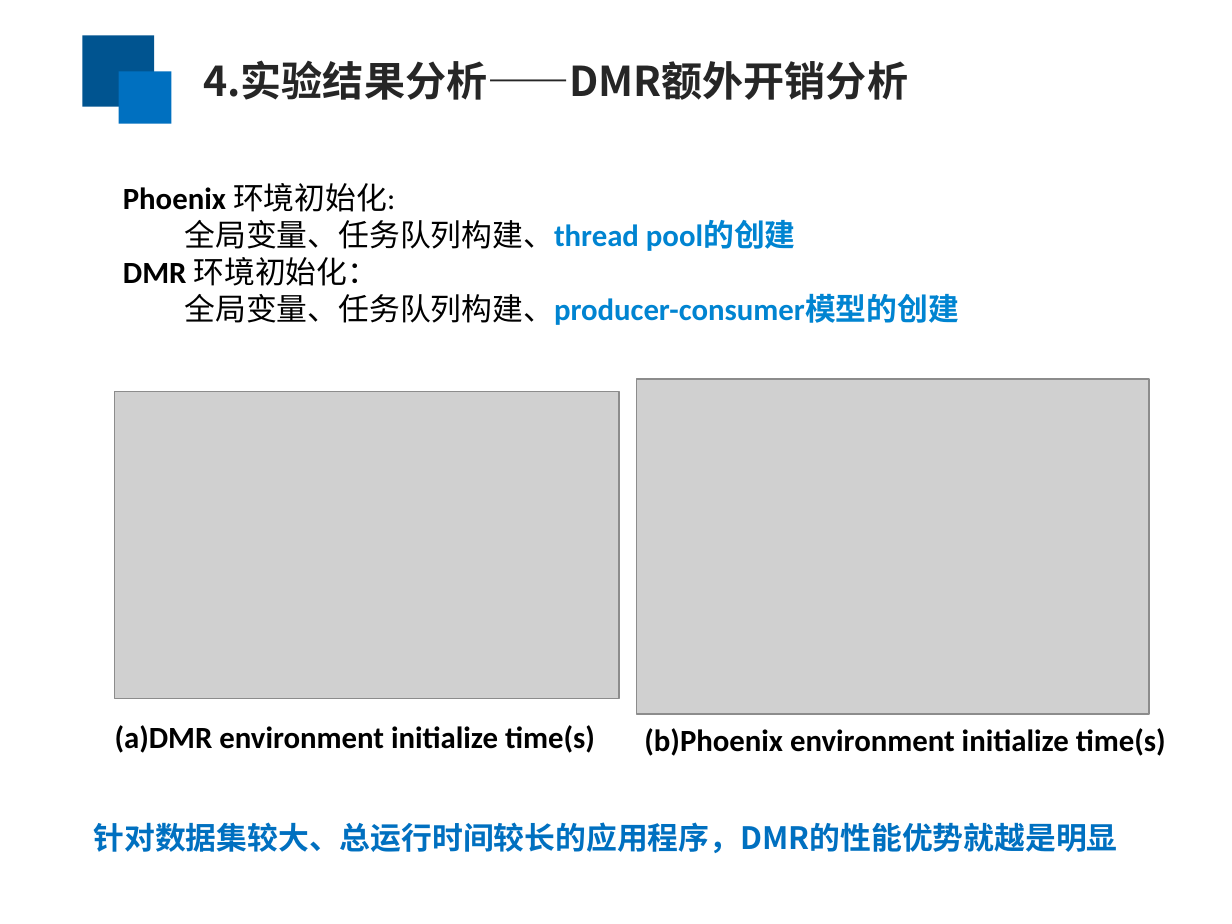
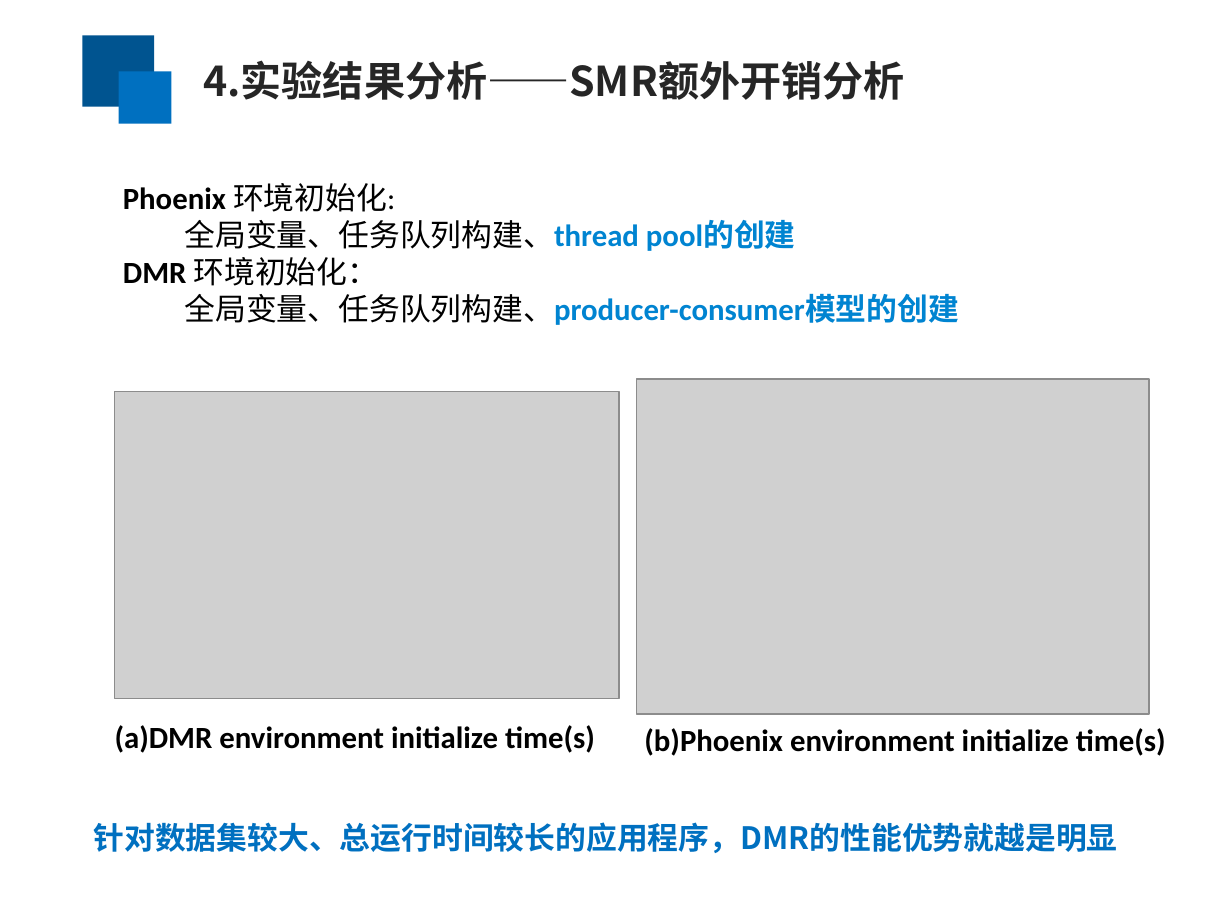
Before and after one commit to yufenyu/work, a slide deck: slide 16 of dmr_paper/paper/chinaSys-2016.ppt (slide 14 before the commit). Drawn at 1232x924 pixels with LibreOffice and Linux fonts; fonts in the diff are those of the drawing; grey boxes stand for pictures. Boxes give left, top, right and bottom in pixels: in the first picture for what was removed or moved away, otherwise in the second. Text is boxed around its words. In the diff, an @@ line names an element or a change of style, - is before the commit and + after.

```diff
--- a/dmr_paper/paper/chinaSys-2016.ppt
+++ b/dmr_paper/paper/chinaSys-2016.ppt
@@ text at bbox=[203, 60, 904, 100]: text changed @@
-4.实验结果分析——DMR额外开销分析
+4.实验结果分析——SMR额外开销分析
```
Also in this commit, not shown: 9 other slides changed.
